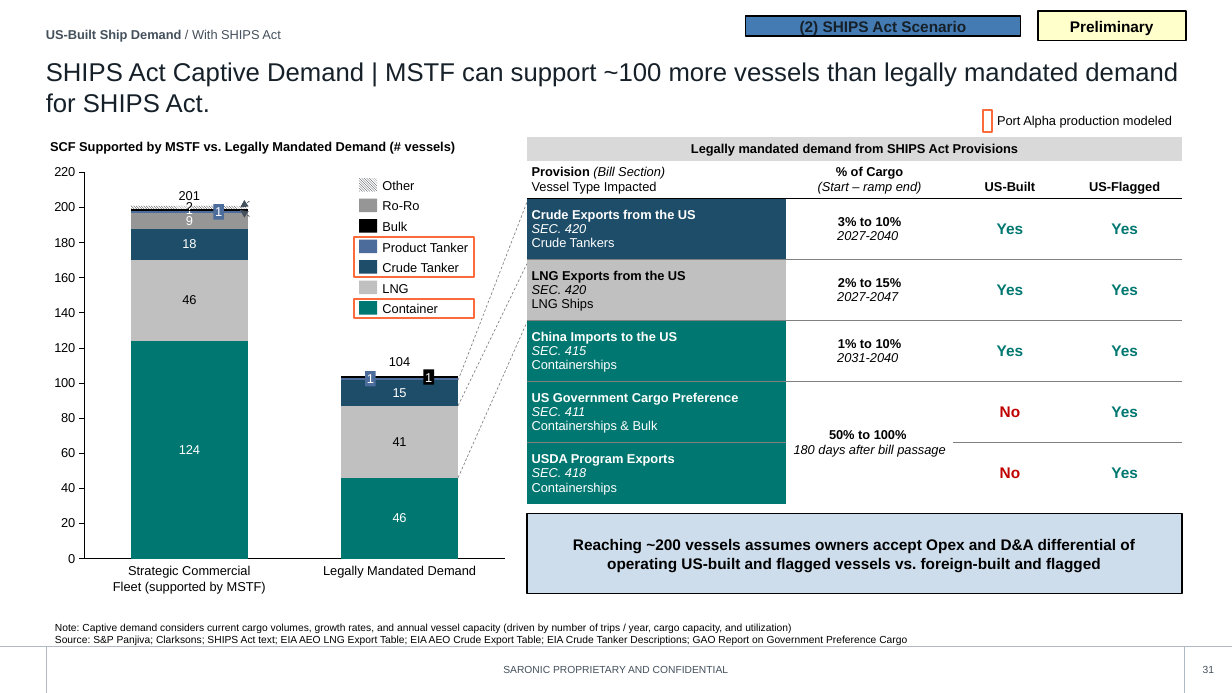
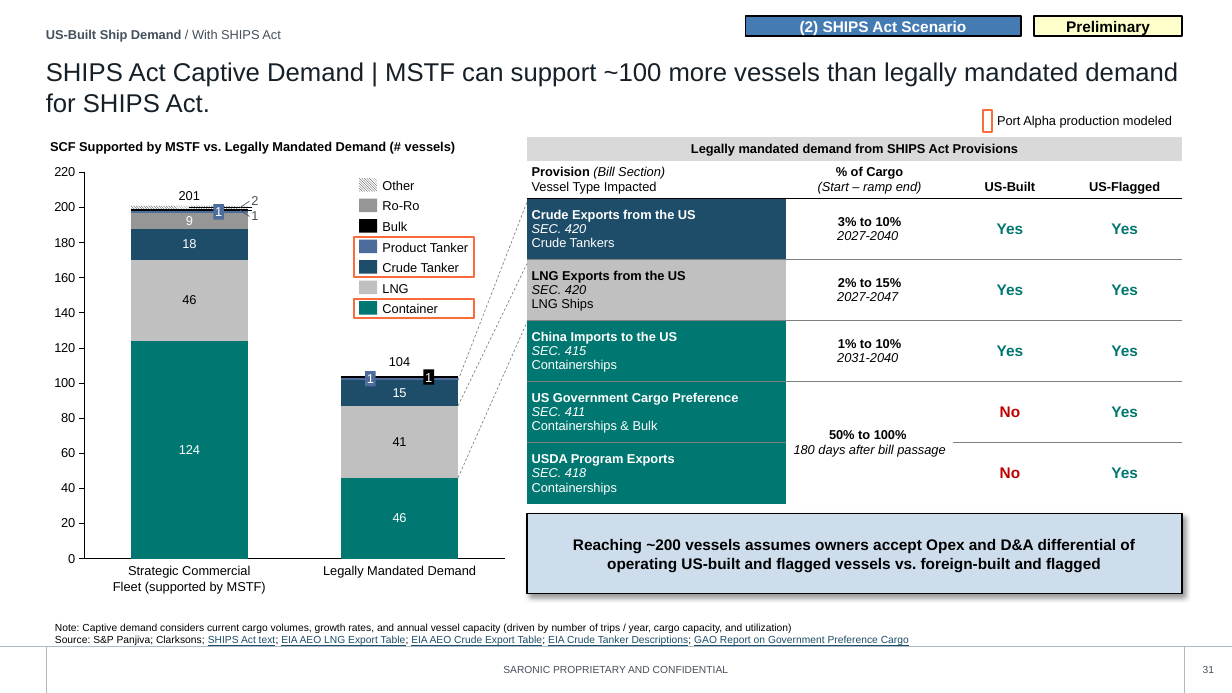
Before and after one commit to toole-brendan/slide_factory, a slide deck: slide 31 of style_library/library.pptx. Drawn at 1232x693 pixels with LibreOffice and Linux fonts; fonts in the diff are those of the drawing; background and template pictures are left out. Boxes give left, top, right and bottom in pixels: in the first picture for what was removed or moved away, otherwise in the second. Text is boxed around its words. In the diff, an @@ line names an element or a change of style, - is before the commit and + after.

```diff
--- a/style_library/library.pptx
+++ b/style_library/library.pptx
@@ rectangle "(2) SHIPS Act Scenario" at (746, 16, 1021, 36): text colour #162029 to #FFFFFF; outline #000000 1 pt to #000000 1.5 pt @@
@@ rectangle "Preliminary": place and size @@
-rectangle "Preliminary" at (1038, 11, 1186, 41)
+rectangle "Preliminary" at (1034, 16, 1183, 36)
@@ column stacked chart at (40, 150, 513, 581) @@
@@ data labels of Series 6 removed @@
@@ data labels of Series 7 removed @@
@@ arrow (250, 201) - (240, 208): arrow to line; stroke #44505C 0.5 pt dashed to #44505C 0.5 pt @@
@@ arrow (250, 216) - (240, 210): arrow to line; stroke #44505C 0.5 pt dashed to #44505C 0.5 pt @@
@@ rectangle "Reaching ~200 vessels assumes owners ..." at (527, 514, 1182, 594): shadow on @@
@@ text "Note: Captive demand considers current ..." at (55, 623, 909, 646): text colour #000000 to #1D4D68, underline on in "SHIPS Act text; EIA AEO LNG Export ..." @@
```
Also in this commit, not shown: 28 other slides changed, 33 other files.
